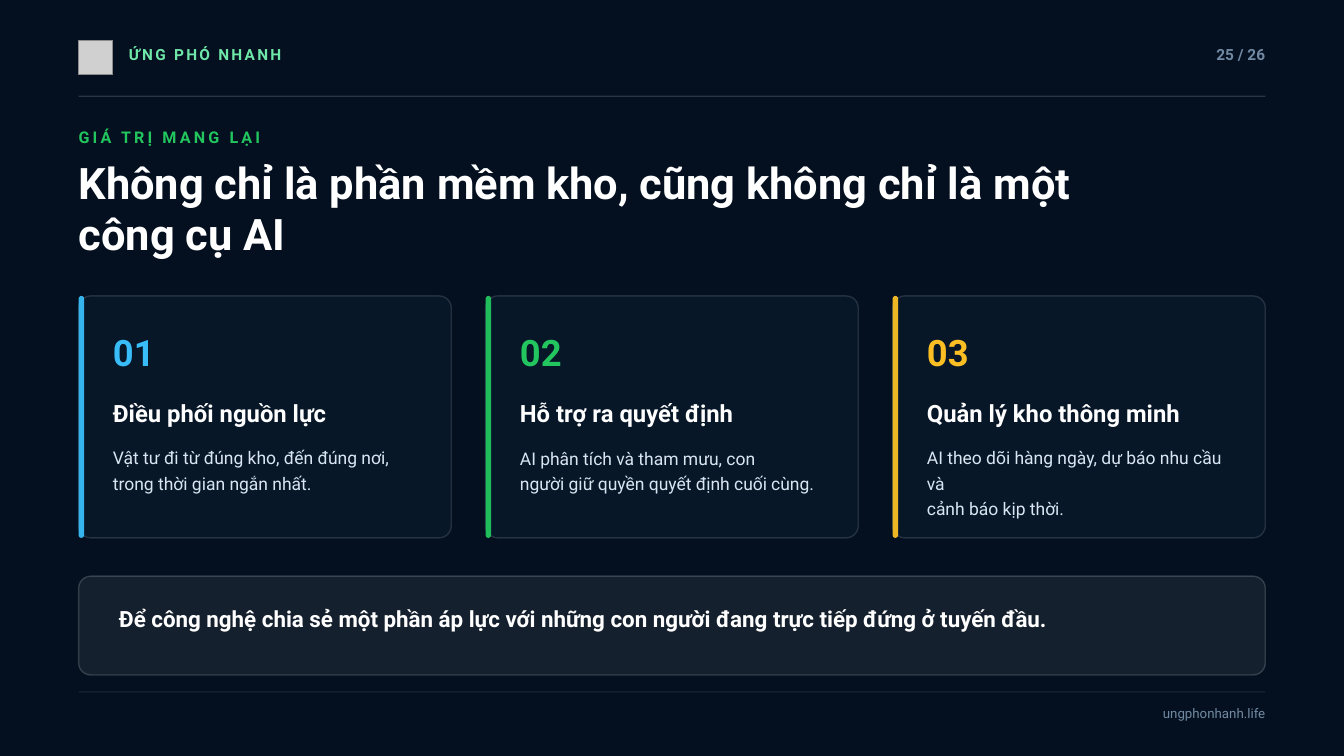
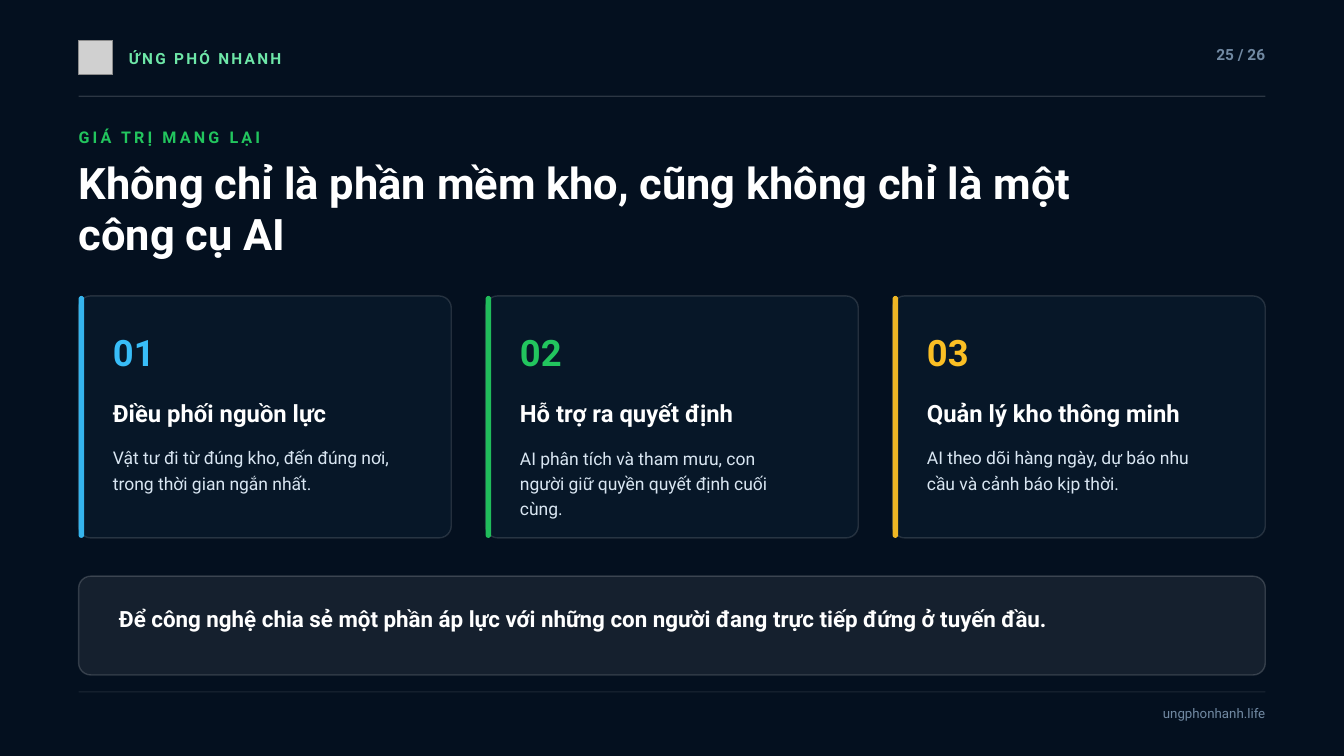
Before and after one commit to khoidev2001/safestock-x, a slide deck: slide 25 of slide-ung-pho-nhanh/Ung-Pho-Nhanh-Slide.pptx. Drawn at 1344x756 pixels with LibreOffice and Linux fonts; fonts in the diff are those of the drawing; grey boxes stand for pictures; background and template pictures are left out. Boxes give left, top, right and bottom in pixels: in the first picture for what was removed or moved away, otherwise in the second. Text is boxed around its words. In the diff, an @@ line names an element or a change of style, - is before the commit and + after.

```diff
--- a/slide-ung-pho-nhanh/Ung-Pho-Nhanh-Slide.pptx
+++ b/slide-ung-pho-nhanh/Ung-Pho-Nhanh-Slide.pptx
@@ text "ỨNG PHÓ NHANH": place and size @@
-text "ỨNG PHÓ NHANH" at [129,46,281,60]
+text "ỨNG PHÓ NHANH" at [129,50,281,64]
@@ text at [520,475,767,519]: text changed @@
-người giữ quyền quyết định cuối cùng.
+người giữ quyền quyết định cuối
+cùng.
@@ text at [927,451,1189,494]: spaces changed @@
-AI theo dõi hàng ngày, dự báo nhu cầu và
-cảnh báo kịp thời.
+AI theo dõi hàng ngày, dự báo nhu
+cầu và cảnh báo kịp thời.
```
Also in this commit, not shown: 24 other slides changed, 9 other files.
